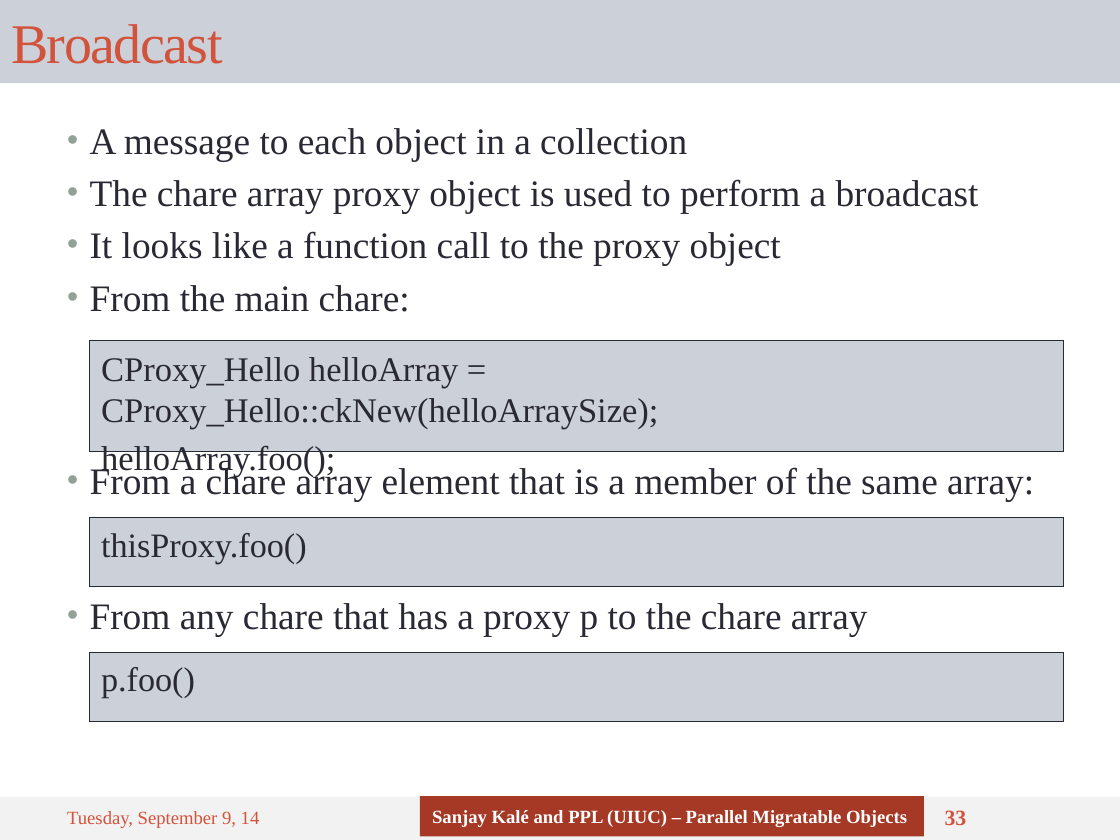
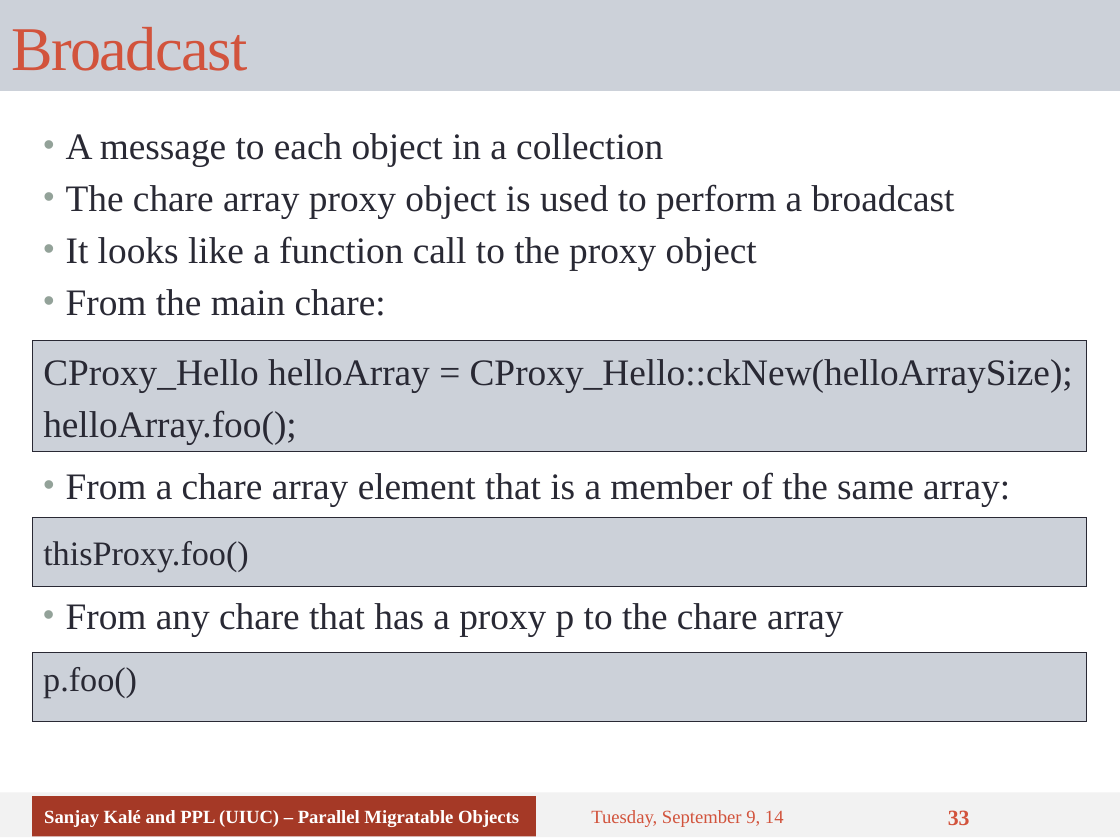
Before and after one commit to UIUC-PPL/charm_tutorial, a slide deck: slide 33 of tutorial-04-charm_basics.pptx. Drawn at 1120x840 pixels with LibreOffice and Linux fonts; fonts in the diff are those of the drawing. Boxes give left, top, right and bottom in pixels: in the first picture for what was removed or moved away, otherwise in the second. Text is boxed around its words. In the diff, an @@ line names an element or a change of style, - is before the commit and + after.

```diff
--- a/tutorial-04-charm_basics.pptx
+++ b/tutorial-04-charm_basics.pptx
@@ title "Broadcast": place and size @@
-title "Broadcast" at box(0, 0, 1120, 83)
+title "Broadcast" at box(0, 0, 1120, 91)
@@ title "Broadcast" at box(0, 0, 1120, 91): size 36 to 40 pt @@
@@ text "A message to each object ...": place and size @@
-text "A message to each object ..." at box(90, 128, 979, 312)
+text "A message to each object ..." at box(66, 133, 955, 316)
@@ text "CProxy_Hello helloArray = CProxy_Hello::ckNew(helloArraySize ...": place and size @@
-text "CProxy_Hello helloArray = CProxy_Hello::ckNew(helloArraySize ..." at box(90, 340, 1064, 451)
+text "CProxy_Hello helloArray = CProxy_Hello::ckNew(helloArraySize ..." at box(32, 340, 1086, 451)
@@ text "CProxy_Hello helloArray = CProxy_Hello::ckNew(helloArraySize ..." at box(32, 340, 1086, 451): size 22.2 to 24 pt; vertical alignment top to middle @@
@@ text "From a chare array element ...": place and size @@
-text "From a chare array element ..." at box(90, 465, 1034, 501)
+text "From a chare array element ..." at box(66, 472, 1010, 506)
@@ vertical alignment top to middle in 3 elements at box(66, 133, 955, 316), box(66, 472, 1010, 506), box(32, 517, 1086, 587) @@
@@ text "thisProxy.foo()": place and size @@
-text "thisProxy.foo()" at box(90, 517, 1064, 587)
+text "thisProxy.foo()" at box(32, 517, 1086, 587)
@@ text "From any chare that has ...": place and size @@
-text "From any chare that has ..." at box(90, 603, 868, 636)
+text "From any chare that has ..." at box(66, 603, 844, 636)
@@ rectangle "p.foo()": place and size @@
-rectangle "p.foo()" at box(90, 652, 1064, 721)
+rectangle "p.foo()" at box(32, 652, 1086, 721)
@@ rectangle: place and size @@
-rectangle at box(0, 797, 1120, 840)
+rectangle at box(0, 793, 1120, 838)
@@ rectangle "Sanjay Kalé and PPL (UIUC) ...": place and size @@
-rectangle "Sanjay Kalé and PPL (UIUC) ..." at box(420, 796, 924, 837)
+rectangle "Sanjay Kalé and PPL (UIUC) ..." at box(32, 796, 536, 837)
@@ text "Tuesday, September 9, 14": place and size @@
-text "Tuesday, September 9, 14" at box(67, 811, 260, 828)
+text "Tuesday, September 9, 14" at box(591, 810, 784, 827)
```
Also in this commit, not shown: 35 other slides changed.
